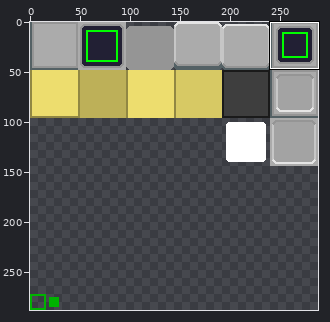
Pixel-art file, stored at assets/style.aseprite. The picture above shows the old version from afar; the outline marks the close-up.
Close-up. As it was:
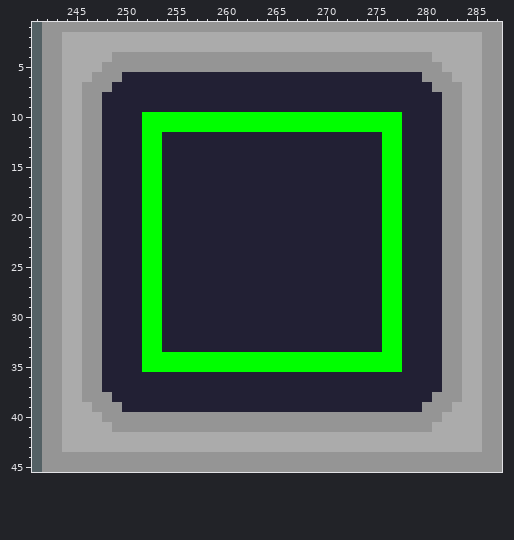
288x288 pixels, 1 frame. Shown: x 241..287, y 1..45. The commit also changed other parts of the picture, which this record leaves out.
Once edited:
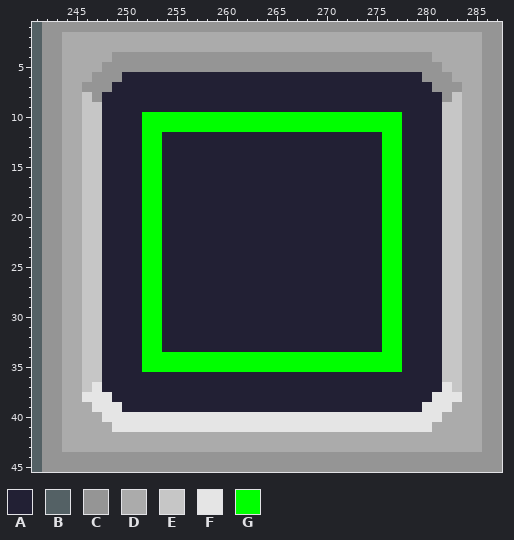
Palette (. is transparent): A #222034  B #546165  C #959595  D #ababab  E #c6c6c6  F #e5e5e5  G #00ff00
Changes in this commit:
@@ x 241..287 @@
  7 BCCDDCCCAAAAAAAAAAAAAAAAAAAAAAAAAAAAAAAACCCDDCC
- 8 BCCDDCCAAAAAAAAAAAAAAAAAAAAAAAAAAAAAAAAAACCDDCC
- 9 BCCDDCCAAAAAAAAAAAAAAAAAAAAAAAAAAAAAAAAAACCDDCC
-10 BCCDDCCAAAAGGGGGGGGGGGGGGGGGGGGGGGGGGAAAACCDDCC
-11 BCCDDCCAAAAGGGGGGGGGGGGGGGGGGGGGGGGGGAAAACCDDCC
-12 BCCDDCCAAAAGGAAAAAAAAAAAAAAAAAAAAAAGGAAAACCDDCC
-13 BCCDDCCAAAAGGAAAAAAAAAAAAAAAAAAAAAAGGAAAACCDDCC
-14 BCCDDCCAAAAGGAAAAAAAAAAAAAAAAAAAAAAGGAAAACCDDCC
-15 BCCDDCCAAAAGGAAAAAAAAAAAAAAAAAAAAAAGGAAAACCDDCC
-16 BCCDDCCAAAAGGAAAAAAAAAAAAAAAAAAAAAAGGAAAACCDDCC
-17 BCCDDCCAAAAGGAAAAAAAAAAAAAAAAAAAAAAGGAAAACCDDCC
-18 BCCDDCCAAAAGGAAAAAAAAAAAAAAAAAAAAAAGGAAAACCDDCC
-19 BCCDDCCAAAAGGAAAAAAAAAAAAAAAAAAAAAAGGAAAACCDDCC
-20 BCCDDCCAAAAGGAAAAAAAAAAAAAAAAAAAAAAGGAAAACCDDCC
-21 BCCDDCCAAAAGGAAAAAAAAAAAAAAAAAAAAAAGGAAAACCDDCC
-22 BCCDDCCAAAAGGAAAAAAAAAAAAAAAAAAAAAAGGAAAACCDDCC
-23 BCCDDCCAAAAGGAAAAAAAAAAAAAAAAAAAAAAGGAAAACCDDCC
-24 BCCDDCCAAAAGGAAAAAAAAAAAAAAAAAAAAAAGGAAAACCDDCC
-25 BCCDDCCAAAAGGAAAAAAAAAAAAAAAAAAAAAAGGAAAACCDDCC
-26 BCCDDCCAAAAGGAAAAAAAAAAAAAAAAAAAAAAGGAAAACCDDCC
-27 BCCDDCCAAAAGGAAAAAAAAAAAAAAAAAAAAAAGGAAAACCDDCC
-28 BCCDDCCAAAAGGAAAAAAAAAAAAAAAAAAAAAAGGAAAACCDDCC
-29 BCCDDCCAAAAGGAAAAAAAAAAAAAAAAAAAAAAGGAAAACCDDCC
-30 BCCDDCCAAAAGGAAAAAAAAAAAAAAAAAAAAAAGGAAAACCDDCC
-31 BCCDDCCAAAAGGAAAAAAAAAAAAAAAAAAAAAAGGAAAACCDDCC
-32 BCCDDCCAAAAGGAAAAAAAAAAAAAAAAAAAAAAGGAAAACCDDCC
-33 BCCDDCCAAAAGGAAAAAAAAAAAAAAAAAAAAAAGGAAAACCDDCC
-34 BCCDDCCAAAAGGGGGGGGGGGGGGGGGGGGGGGGGGAAAACCDDCC
-35 BCCDDCCAAAAGGGGGGGGGGGGGGGGGGGGGGGGGGAAAACCDDCC
-36 BCCDDCCAAAAAAAAAAAAAAAAAAAAAAAAAAAAAAAAAACCDDCC
-37 BCCDDCCAAAAAAAAAAAAAAAAAAAAAAAAAAAAAAAAAACCDDCC
-38 BCCDDCCCAAAAAAAAAAAAAAAAAAAAAAAAAAAAAAAACCCDDCC
-39 BCCDDDCCCAAAAAAAAAAAAAAAAAAAAAAAAAAAAAACCCDDDCC
-40 BCCDDDDCCCCCCCCCCCCCCCCCCCCCCCCCCCCCCCCCCDDDDCC
-41 BCCDDDDDCCCCCCCCCCCCCCCCCCCCCCCCCCCCCCCCDDDDDCC
+ 8 BCCDDECAAAAAAAAAAAAAAAAAAAAAAAAAAAAAAAAAACEDDCC
+ 9 BCCDDEEAAAAAAAAAAAAAAAAAAAAAAAAAAAAAAAAAAEEDDCC
+10 BCCDDEEAAAAGGGGGGGGGGGGGGGGGGGGGGGGGGAAAAEEDDCC
+11 BCCDDEEAAAAGGGGGGGGGGGGGGGGGGGGGGGGGGAAAAEEDDCC
+12 BCCDDEEAAAAGGAAAAAAAAAAAAAAAAAAAAAAGGAAAAEEDDCC
+13 BCCDDEEAAAAGGAAAAAAAAAAAAAAAAAAAAAAGGAAAAEEDDCC
+14 BCCDDEEAAAAGGAAAAAAAAAAAAAAAAAAAAAAGGAAAAEEDDCC
+15 BCCDDEEAAAAGGAAAAAAAAAAAAAAAAAAAAAAGGAAAAEEDDCC
+16 BCCDDEEAAAAGGAAAAAAAAAAAAAAAAAAAAAAGGAAAAEEDDCC
+17 BCCDDEEAAAAGGAAAAAAAAAAAAAAAAAAAAAAGGAAAAEEDDCC
+18 BCCDDEEAAAAGGAAAAAAAAAAAAAAAAAAAAAAGGAAAAEEDDCC
+19 BCCDDEEAAAAGGAAAAAAAAAAAAAAAAAAAAAAGGAAAAEEDDCC
+20 BCCDDEEAAAAGGAAAAAAAAAAAAAAAAAAAAAAGGAAAAEEDDCC
+21 BCCDDEEAAAAGGAAAAAAAAAAAAAAAAAAAAAAGGAAAAEEDDCC
+22 BCCDDEEAAAAGGAAAAAAAAAAAAAAAAAAAAAAGGAAAAEEDDCC
+23 BCCDDEEAAAAGGAAAAAAAAAAAAAAAAAAAAAAGGAAAAEEDDCC
+24 BCCDDEEAAAAGGAAAAAAAAAAAAAAAAAAAAAAGGAAAAEEDDCC
+25 BCCDDEEAAAAGGAAAAAAAAAAAAAAAAAAAAAAGGAAAAEEDDCC
+26 BCCDDEEAAAAGGAAAAAAAAAAAAAAAAAAAAAAGGAAAAEEDDCC
+27 BCCDDEEAAAAGGAAAAAAAAAAAAAAAAAAAAAAGGAAAAEEDDCC
+28 BCCDDEEAAAAGGAAAAAAAAAAAAAAAAAAAAAAGGAAAAEEDDCC
+29 BCCDDEEAAAAGGAAAAAAAAAAAAAAAAAAAAAAGGAAAAEEDDCC
+30 BCCDDEEAAAAGGAAAAAAAAAAAAAAAAAAAAAAGGAAAAEEDDCC
+31 BCCDDEEAAAAGGAAAAAAAAAAAAAAAAAAAAAAGGAAAAEEDDCC
+32 BCCDDEEAAAAGGAAAAAAAAAAAAAAAAAAAAAAGGAAAAEEDDCC
+33 BCCDDEEAAAAGGAAAAAAAAAAAAAAAAAAAAAAGGAAAAEEDDCC
+34 BCCDDEEAAAAGGGGGGGGGGGGGGGGGGGGGGGGGGAAAAEEDDCC
+35 BCCDDEEAAAAGGGGGGGGGGGGGGGGGGGGGGGGGGAAAAEEDDCC
+36 BCCDDEEAAAAAAAAAAAAAAAAAAAAAAAAAAAAAAAAAAEEDDCC
+37 BCCDDEFAAAAAAAAAAAAAAAAAAAAAAAAAAAAAAAAAAFEDDCC
+38 BCCDDFFFAAAAAAAAAAAAAAAAAAAAAAAAAAAAAAAAFFFDDCC
+39 BCCDDDFFFAAAAAAAAAAAAAAAAAAAAAAAAAAAAAAFFFDDDCC
+40 BCCDDDDFFFFFFFFFFFFFFFFFFFFFFFFFFFFFFFFFFDDDDCC
+41 BCCDDDDDFFFFFFFFFFFFFFFFFFFFFFFFFFFFFFFFDDDDDCC
 42 BCCDDDDDDDDDDDDDDDDDDDDDDDDDDDDDDDDDDDDDDDDDDCC
